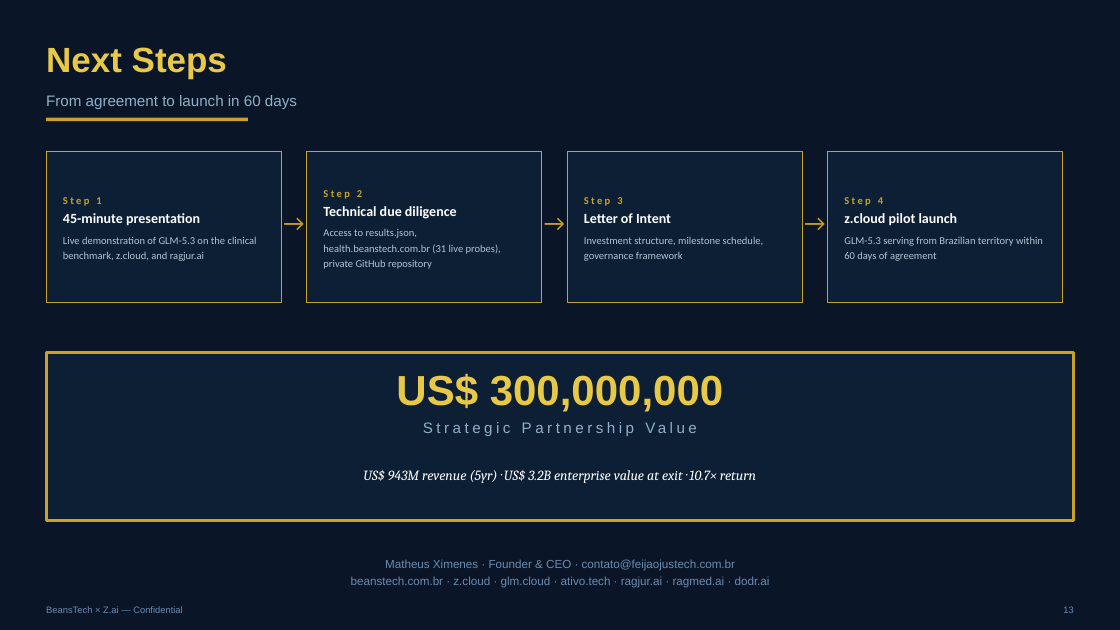
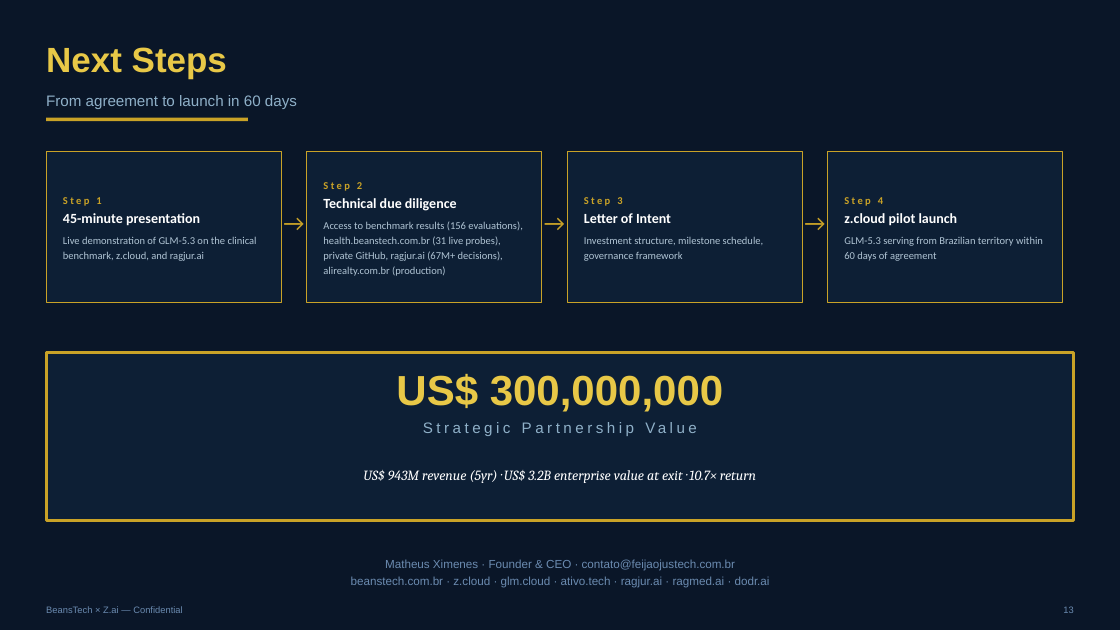
Before and after one commit to beanstechhub/healthtech-infra, a slide deck: slide 13 of apresentacoes/ZCloud-Zai-Parceria-EN.pptx. Drawn at 1120x630 pixels with LibreOffice and Linux fonts; fonts in the diff are those of the drawing. Boxes give left, top, right and bottom in pixels: in the first picture for what was removed or moved away, otherwise in the second. Text is boxed around its words. In the diff, an @@ line names an element or a change of style, - is before the commit and + after.

Commit message:
Deck: full group scope (75 domains, 67M decisions, 4 verticals) — not health-only

```diff
--- a/apresentacoes/ZCloud-Zai-Parceria-EN.pptx
+++ b/apresentacoes/ZCloud-Zai-Parceria-EN.pptx
@@ text at (323, 221, 523, 276): text changed @@
-Access to results.json, health.beanstech.com.br (31 live probes), private GitHub repository
+Access to benchmark results (156 evaluations), health.beanstech.com.br (31 live probes), private GitHub, ragjur.ai (67M+ decisions), alirealty.com.br (production)
```
Also in this commit, not shown: 3 other slides changed, 1 other file.
